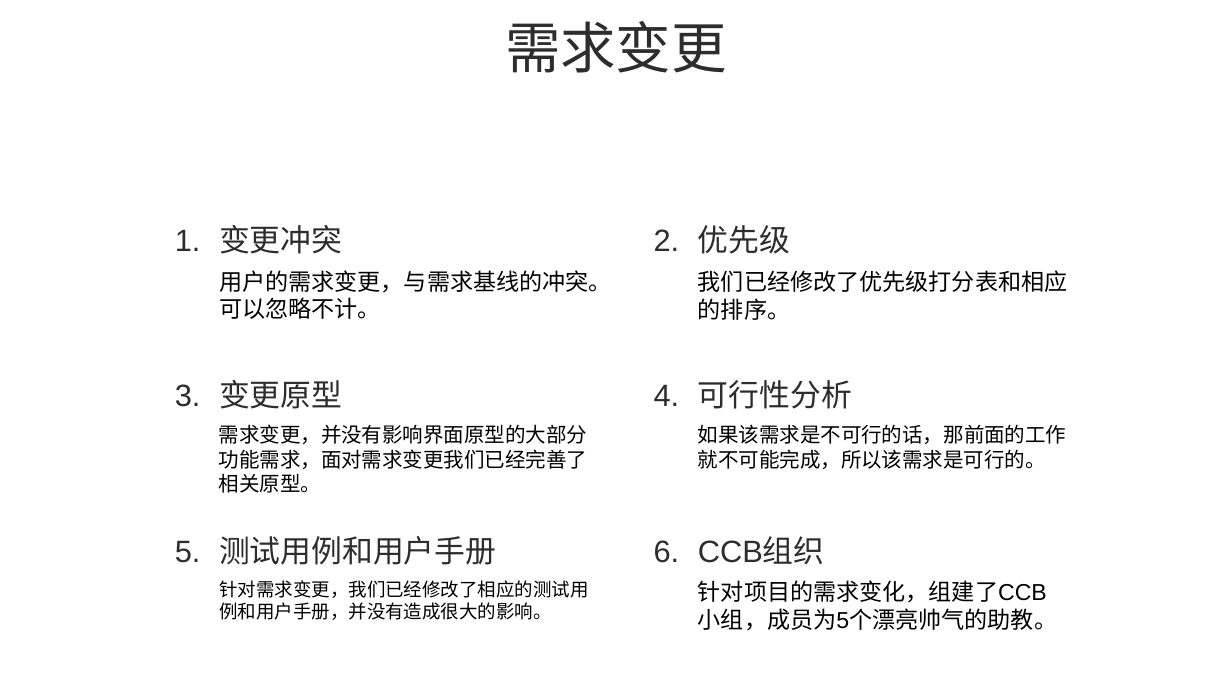
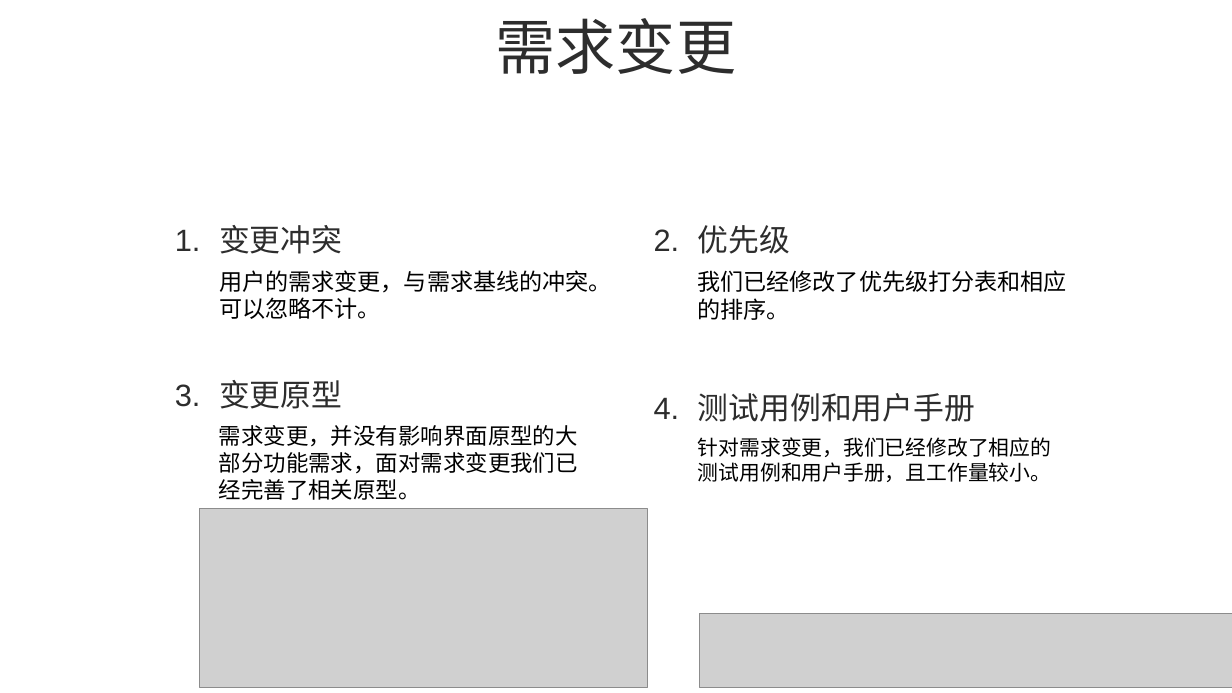
Before and after one commit to PRD-G17/PRD-G17-teamwork, a slide deck: slide 10 of 10后期文档/需求变更评审.pptx (slide 9 before the commit). Drawn at 1232x693 pixels with LibreOffice and Linux fonts; fonts in the diff are those of the drawing; grey boxes stand for pictures. Boxes give left, top, right and bottom in pixels: in the first picture for what was removed or moved away, otherwise in the second. Text is boxed around its words. In the diff, an @@ line names an element or a change of style, - is before the commit and + after.

```diff
--- a/10后期文档/需求变更评审.pptx
+++ b/10后期文档/需求变更评审.pptx
@@ text "需求变更" at bbox=[496, 18, 736, 74]: size 43.2 to 46.8 pt @@
@@ text "4.": place and size @@
-text "4." at bbox=[654, 384, 680, 406]
+text "4." at bbox=[654, 397, 680, 419]
@@ text "测试用例和用户手册": place and size @@
-text "测试用例和用户手册" at bbox=[219, 536, 496, 565]
+text "测试用例和用户手册" at bbox=[698, 393, 975, 422]
@@ text removed at bbox=[698, 380, 852, 409] @@
-可行性分析
@@ text "需求变更，并没有影响界面原型的大部分功能需求，面对需求变更我们已经完善了相关原型。" at bbox=[219, 425, 578, 500]: size 16 to 17.5 pt @@
@@ text at bbox=[698, 437, 1052, 482]: text changed; size 14.4 to 16.2 pt @@
-针对需求变更，我们已经修改了相应的测试用例和用户手册，并没有造成很大的影响。
+针对需求变更，我们已经修改了相应的测试用例和用户手册，且工作量较小。
@@ text removed at bbox=[698, 424, 1067, 469] @@
-如果该需求是不可行的话，那前面的工作就不可能完成，所以该需求是可行的。
@@ picture added at bbox=[200, 509, 647, 688] @@
@@ text removed at bbox=[698, 537, 825, 564] @@
-CCB组织
@@ text removed at bbox=[175, 540, 201, 563] @@
-5.
@@ text removed at bbox=[654, 540, 680, 563] @@
-6.
@@ text removed at bbox=[698, 580, 1057, 631] @@
-针对项目的需求变化，组建了CCB小组，成员为5个漂亮帅气的助教。
@@ picture added at bbox=[700, 614, 1232, 688] @@
```
Also in this commit, not shown: 6 other slides changed, 7 slides added, 2 slides removed, 21 other files.
